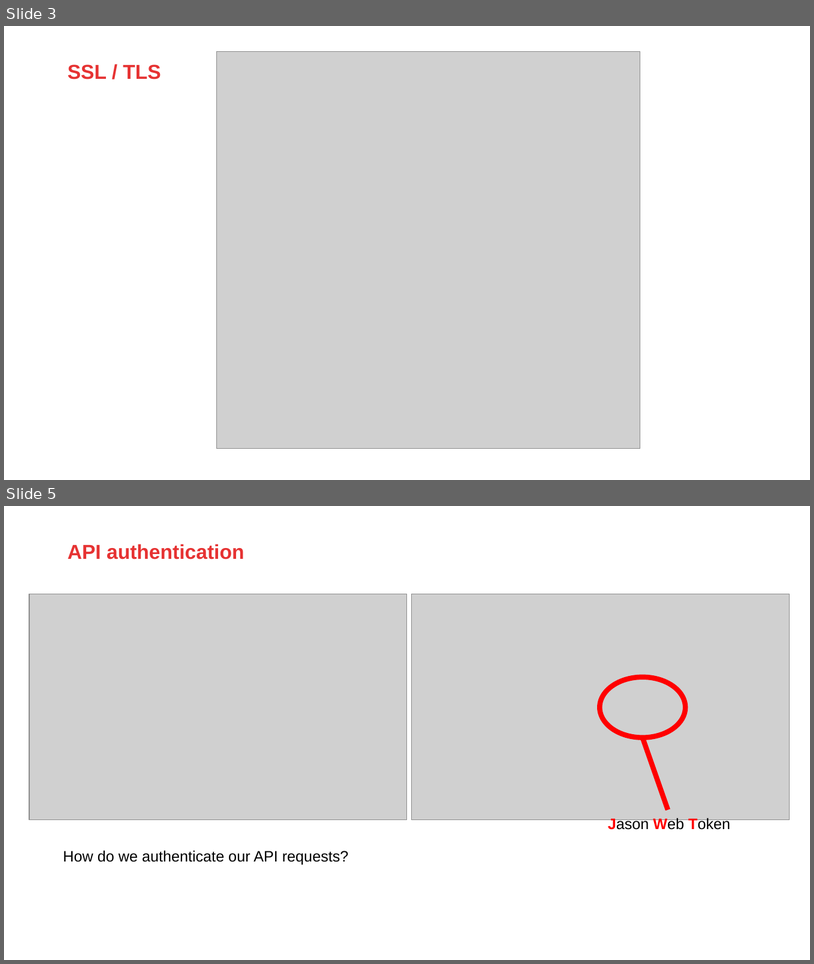
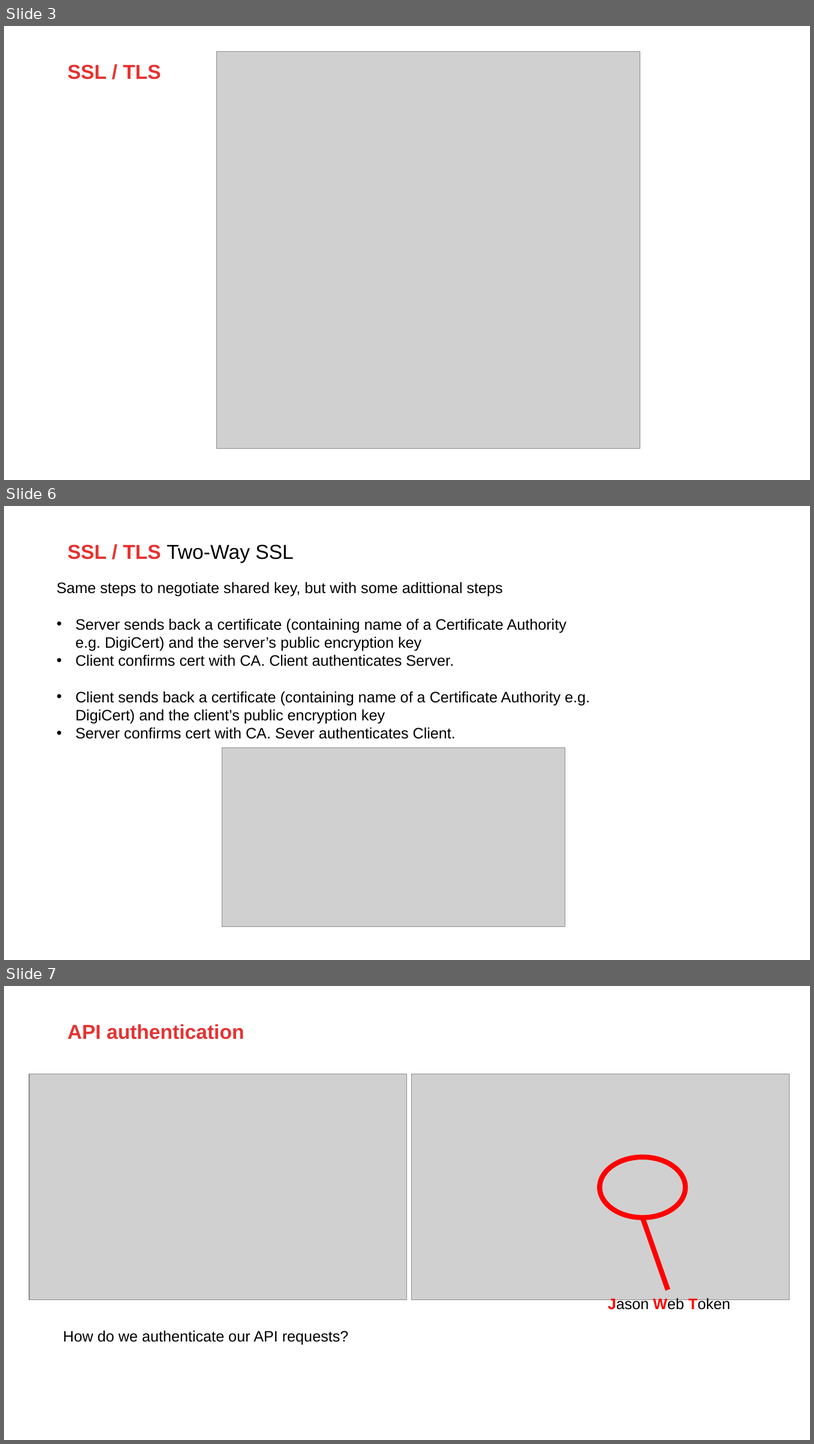
Before and after one commit to AMIS-Services/sig-web-security, a slide deck: slides/web-security-slides.pptx. Shown one above the other, each under a label of ours: slides 3 and 5 before the commit, slides 3, 6 and 7 after it; the slides between them are not shown. The pictures are 814x964 and 814x1444 pixels, drawn with LibreOffice and Linux fonts; fonts in the diff are those of the drawing; grey boxes stand for pictures; background and template pictures are left out. Boxes give left, top, right and bottom in pixels: in the first picture for what was removed or moved away, otherwise in the second. Text is boxed around its words. In the diff, an @@ line names an element or a change of style, - is before the commit and + after.

Commit message:
SSl/TLS in slides

```diff
--- a/slides/web-security-slides.pptx
+++ b/slides/web-security-slides.pptx
@@ slide 6 added at bbox=[4, 506, 810, 960], background #FFFFFF; not listed: 1 template element that a slide beside it also shows @@
@@ text added at bbox=[68, 544, 293, 563], 24 pt, text #000000 @@
+SSL / TLS Two-Way SSL
@@ text added at bbox=[57, 582, 590, 739], 18 pt, text #000000 @@
+Same steps to negotiate shared key, but with some adittional steps
+• Server sends back a certificate (containing name of a Certificate Authority e.g. DigiCert) and the server’s public encryption key
+• Client confirms cert with CA. Client authenticates Server.
+• Client sends back a certificate (containing name of a Certificate Authority e.g. DigiCert) and the client’s public encryption key
+• Server confirms cert with CA. Sever authenticates Client.
@@ picture added at bbox=[222, 747, 566, 927] @@
@@ what was slide 5 is now slide 7 @@
```
Also in this commit, not shown: 3 slides changed, 1 other slide added.
